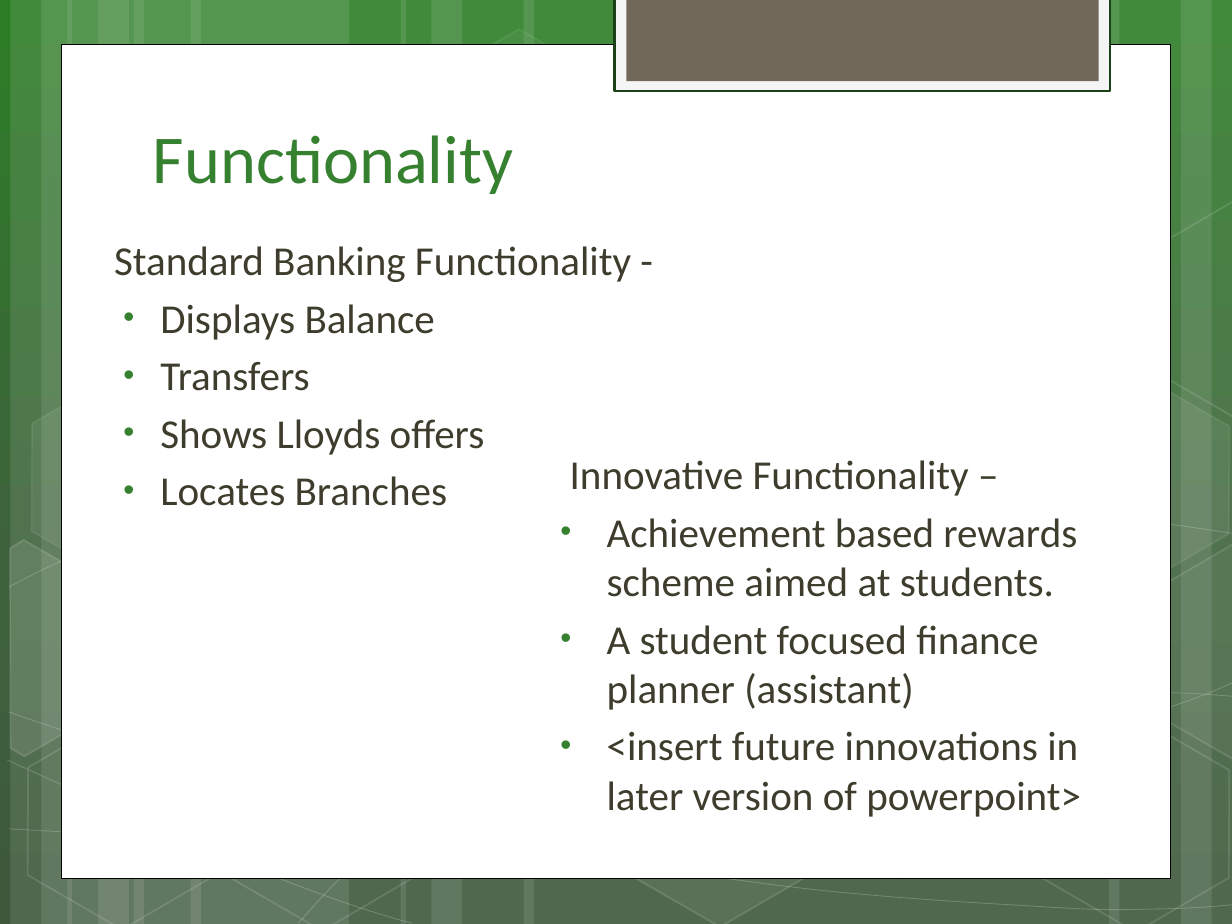
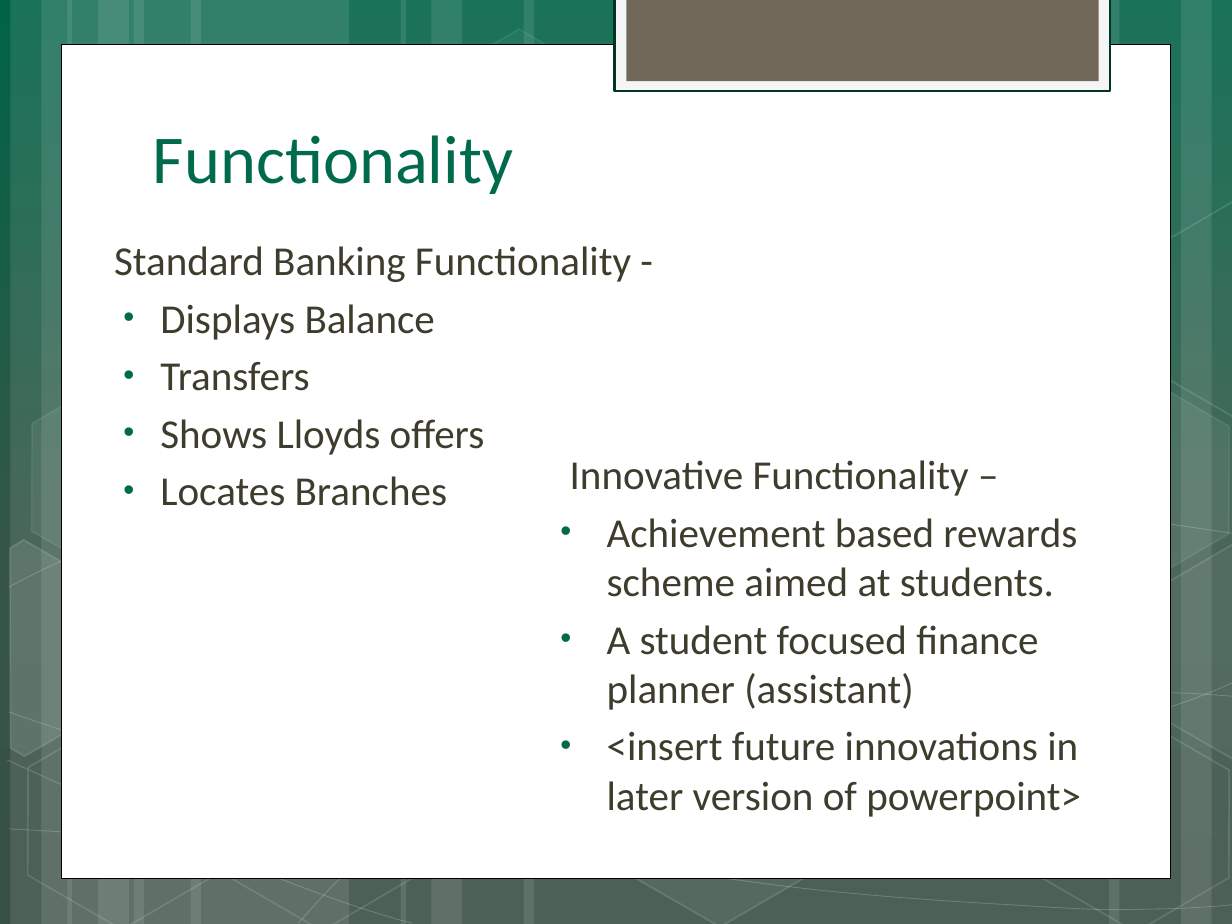
Before and after one commit to d-baranowski/Team-2, a slide deck: slide 6 of Powerpoint for Dragons Den/Dragons Den Presentation.pptx. Drawn at 1232x924 pixels with LibreOffice and Linux fonts; fonts in the diff are those of the drawing. Boxes give left, top, right and bottom in pixels: in the first picture for what was removed or moved away, otherwise in the second. Text is boxed around its words. In the diff, an @@ line names an element or a change of style, - is before the commit and + after.

```diff
--- a/Powerpoint for Dragons Den/Dragons Den Presentation.pptx
+++ b/Powerpoint for Dragons Den/Dragons Den Presentation.pptx
@@ background gradient #2D7E27 to #3E623D to #3D593C to gradient #006347 to #375648 to #385044 @@
@@ rectangle at bbox=[615, 0, 1110, 91]: outline #1B4018 1.25 pt to #003526 1.25 pt @@
@@ title "Functionality" at bbox=[153, 135, 513, 194]: text colour #35812F to #006A4C @@
```
Also in this commit, not shown: 6 other slides changed, 1 slide added, 1 slide removed.
